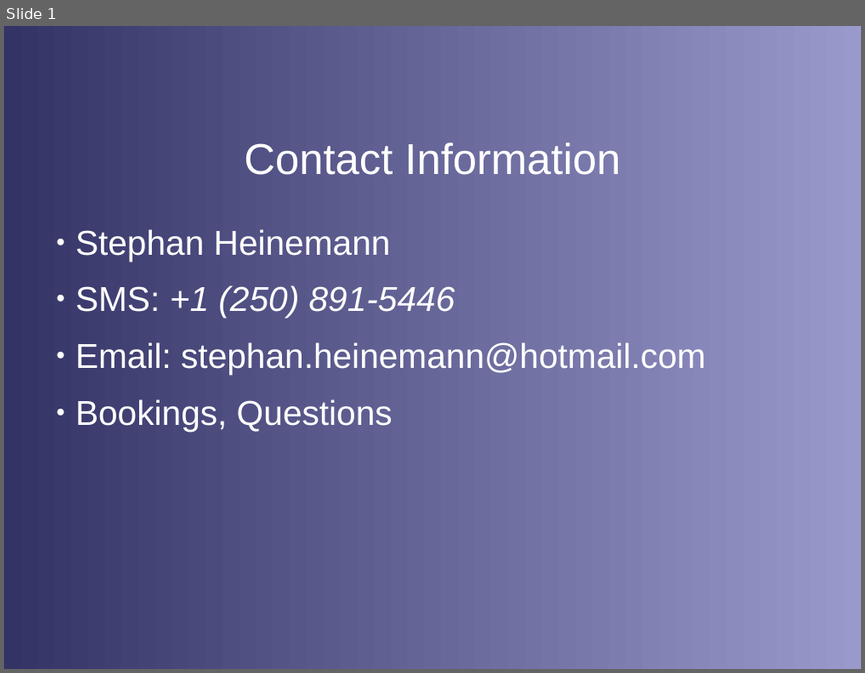
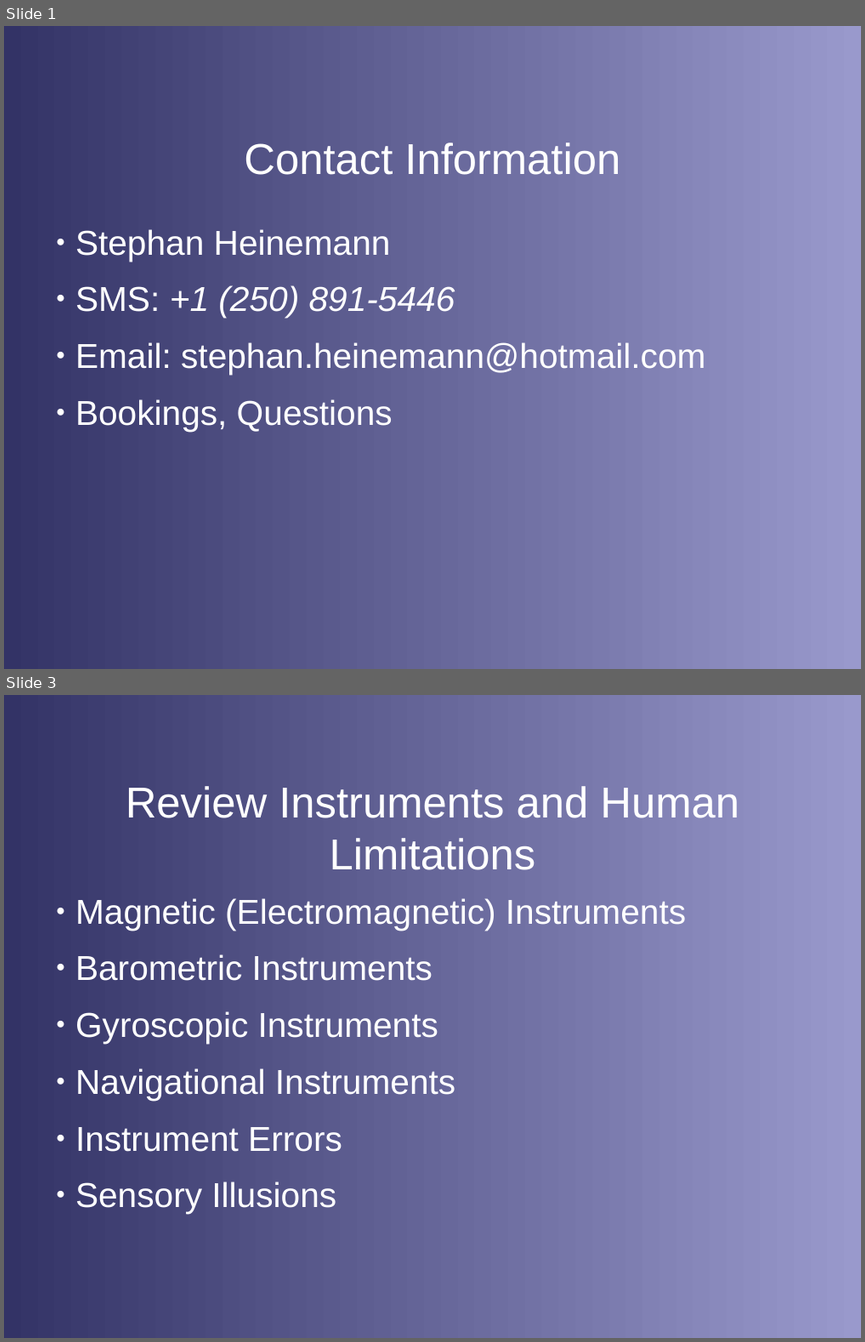
Before and after one commit to stephanheinemann/flight, a slide deck: FI/Instruments/Instruments.odp. Shown one above the other, each under a label of ours: slide 1 before the commit, slides 1 and 3 after it; the slides between them are not shown. The pictures are 865x673 and 865x1342 pixels, drawn with LibreOffice and Linux fonts; fonts in the diff are those of the drawing; background and template pictures are left out. Boxes give left, top, right and bottom in pixels: in the first picture for what was removed or moved away, otherwise in the second. Text is boxed around its words. In the diff, an @@ line names an element or a change of style, - is before the commit and + after.

Commit message:
extended instrument presentation

```diff
--- a/FI/Instruments/Instruments.odp
+++ b/FI/Instruments/Instruments.odp
@@ slide 3 added at (4, 695, 861, 1338), background gradient #333366 to #9999CC @@
@@ title added at (126, 786, 739, 870), 40 pt, text #FFFFFF @@
+Review Instruments and Human Limitations
@@ text added at (75, 898, 686, 1213), 32 pt, text #FFFFFF @@
+● Magnetic (Electromagnetic) Instruments
+● Barometric Instruments
+● Gyroscopic Instruments
+● Navigational Instruments
+● Instrument Errors
+● Sensory Illusions
```
Also in this commit, not shown: 6 slides changed, 1 other slide added, 2 slides removed, 3 other files.
